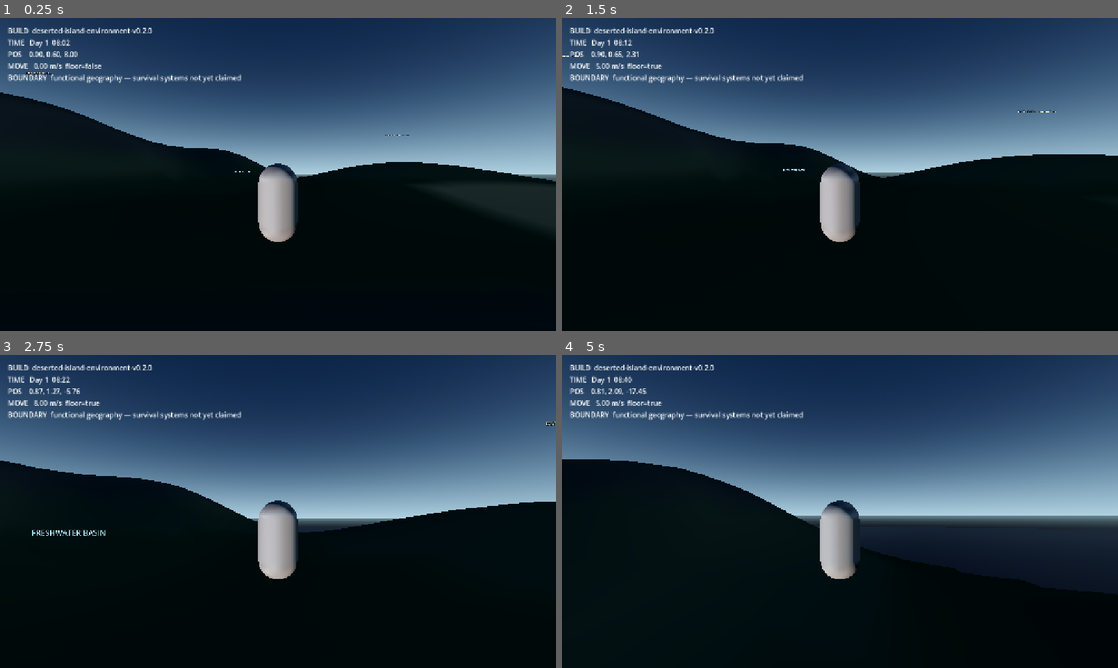
Above: before the commit, frames 1-4 (two rows, left to right).
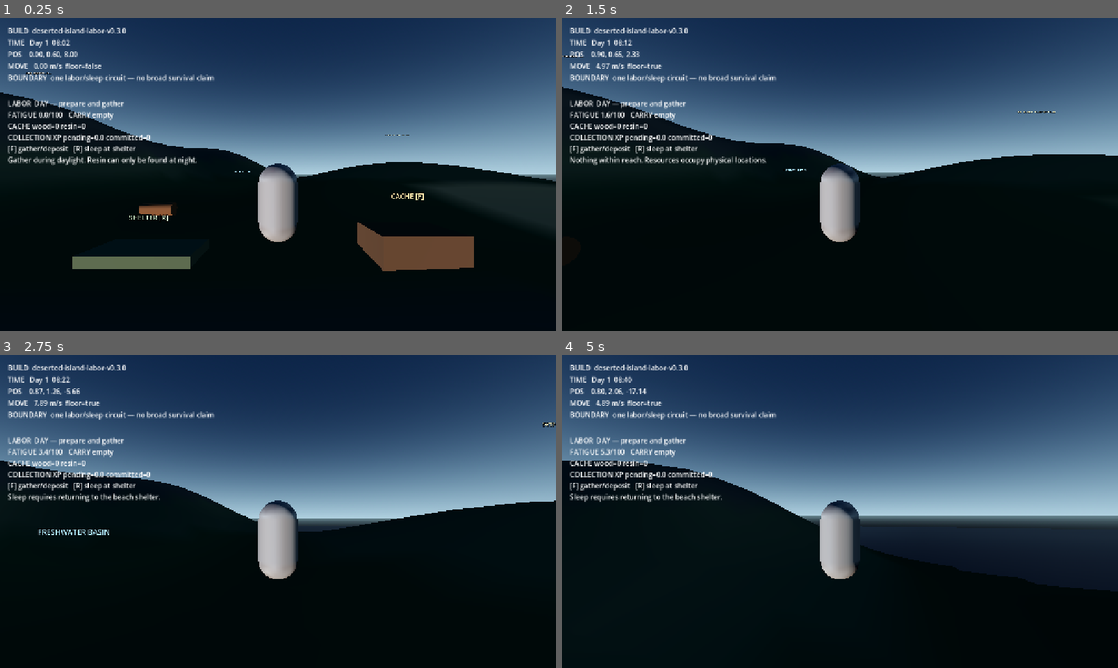
Above: after the commit, the same moments.

Repository: Deathburgerz013/Modern-Video-Games-Information-Creation
Game: Godot game, scene res://scenes/main.tscn
Same seed, same stepped clock (60 frames per second), same inputs: the game is played once before the commit and once after it.
Inputs (mouse positions are in pixels of both pictures, inside the frame that each line leads up to):
- Up to frame 1 (0.25 s): no input
- Up to frame 2 (1.5 s): tap Enter at 0.5 s; move the mouse to (867, 174) at 0.52 s; hold Shift (sprint) 0.53-1.28 s; hold W (move_forward) from 0.53 s (still down); tap F at 0.8, 1.35 s; move the mouse to (812, 174) at 1.27 s
- Up to frame 3 (2.75 s): keep holding W (move_forward); tap R at 1.55, 2.1 s; move the mouse to (289, 505) at 2.02 s; hold Shift (sprint) from 2.03 s (still down)
- Up to frame 4 (5 s): keep holding W (move_forward); move the mouse to (834, 517) at 2.77 s; release Shift (sprint) at 2.78 s; tap Shift (sprint) at 2.85, 4.55 s; tap F at 3.05, 3.6 s; move the mouse to (878, 514) at 3.52 s; tap R at 3.8, 4.35 s; move the mouse to (795, 508) at 4.27 s

The runs differ from the first frame. In frame 1, 5.5% of the frame differs, in the area x 1-86%, y 3-81%; in frame 2, 2.4%; in frame 3, 2.4%; in frame 4, 2.6%.

Commit message:
feat(game): add day-night labor loop

Diff:
--- /dev/null
+++ b/software/deserted-island/scripts/labor_loop.gd
@@ -0,0 +1,238 @@
+extends Node3D
+class_name IslandLaborLoop
+
+const INTERACT_DISTANCE := 2.4
+const SLEEP_DISTANCE := 3.2
+const MAX_FATIGUE := 100.0
+const MIN_SLEEP_FATIGUE := 10.0
+
+var player: IslandPlayerController
+var base_walk_speed := 5.0
+var base_sprint_speed := 8.0
+var fatigue := 0.0
+var pending_collection_xp := 0.0
+var committed_collection_xp := 0
+var carried_kind := ""
+var deposited := {"wood": 0, "night_resin": 0}
+var sources: Array[Dictionary] = []
+var carried_mesh: MeshInstance3D
+var cache_position := Vector3(3.0, 0.55, 8.0)
+var shelter_position := Vector3(-3.0, 0.35, 8.0)
+var status_text := "Gather during daylight. Resin can only be found at night."
+var readout: Label
+
+
+func configure(controller: IslandPlayerController) -> void:
+	player = controller
+	base_walk_speed = controller.walk_speed
+	base_sprint_speed = controller.sprint_speed
+
+
+func _ready() -> void:
+	_build_cache()
+	_build_shelter()
+	_spawn_sources()
+	_build_readout()
+
+
+func _process(delta: float) -> void:
+	if not player:
+		return
+	var moving := player.horizontal_speed() > 0.15
+	if moving:
+		var effort := 0.75
+		if Input.is_action_pressed("sprint"):
+			effort += 1.2
+		if not carried_kind.is_empty():
+			effort += 0.8
+		if _is_night():
+			effort *= 1.45
+		fatigue = minf(MAX_FATIGUE, fatigue + effort * delta)
+	else:
+		fatigue = maxf(0.0, fatigue - 0.10 * delta)
+	_update_source_visibility()
+	_update_movement_cost()
+	_update_readout()
+
+
+func _unhandled_input(event: InputEvent) -> void:
+	if not player or not (event is InputEventKey) or not event.pressed or event.echo:
+		return
+	if event.physical_keycode == KEY_F:
+		_try_interact()
+		get_viewport().set_input_as_handled()
+	elif event.physical_keycode == KEY_R:
+		_try_sleep()
+		get_viewport().set_input_as_handled()
+
+
+func _try_interact() -> void:
+	if not carried_kind.is_empty():
+		if player.global_position.distance_to(cache_position) <= INTERACT_DISTANCE:
+			_deposit_carried_resource()
+		else:
+			status_text = "Carry the %s to the beach cache." % carried_kind.replace("_", " ")
+		return
+	var nearest: Dictionary = {}
+	var nearest_distance := INTERACT_DISTANCE
+	for source in sources:
+		if source["collected"] or (source["night_only"] and not _is_night()):
+			continue
+		var distance := player.global_position.distance_to(source["position"])
+		if distance <= nearest_distance:
+			nearest = source
+			nearest_distance = distance
+	if nearest.is_empty():
+		status_text = "Nothing within reach. Resources occupy physical locations."
+		return
+	nearest["collected"] = true
+	nearest["node"].visible = false
+	carried_kind = nearest["kind"]
+	fatigue = minf(MAX_FATIGUE, fatigue + 2.0)
+	pending_collection_xp += 2.0 if carried_kind == "wood" else 4.0
+	_show_carried_resource(carried_kind)
+	status_text = "Carrying %s — return it to the beach cache." % carried_kind.replace("_", " ")
+
+
+func _deposit_carried_resource() -> void:
+	deposited[carried_kind] += 1
+	pending_collection_xp += 4.0 if carried_kind == "wood" else 7.0
+	status_text = "Deposited %s. Evidence remains pending until sleep." % carried_kind.replace("_", " ")
+	carried_kind = ""
+	if carried_mesh:
+		carried_mesh.queue_free()
+		carried_mesh = null
+
+
+func _try_sleep() -> void:
+	if player.global_position.distance_to(shelter_position) > SLEEP_DISTANCE:
+		status_text = "Sleep requires returning to the beach shelter."
+		return
+	if not carried_kind.is_empty():
+		status_text = "Deposit or abandon the carried resource before sleeping."
+		return
+	if fatigue < MIN_SLEEP_FATIGUE and pending_collection_xp <= 0.0:
+		status_text = "No meaningful labor or fatigue to consolidate."
+		return
+	var committed_now := int(floor(pending_collection_xp))
+	committed_collection_xp += committed_now
+	pending_collection_xp = 0.0
+	fatigue = maxf(0.0, fatigue - 75.0)
+	get_parent().advance_to_morning()
+	status_text = "Slept. Committed %d collection XP; the world advanced." % committed_now
+
+
+func _update_movement_cost() -> void:
+	var fatigue_factor := lerpf(1.0, 0.58, fatigue / MAX_FATIGUE)
+	var carry_factor := 0.78 if not carried_kind.is_empty() else 1.0
+	player.walk_speed = base_walk_speed * fatigue_factor * carry_factor
+	player.sprint_speed = base_sprint_speed * fatigue_factor * carry_factor
+
+
+func _is_night() -> bool:
+	return get_parent().is_night()
+
+
+func _spawn_sources() -> void:
+	_add_source("wood", Vector3(7.0, 0.65, 3.0), false)
+	_add_source("wood", Vector3(-5.0, 0.7, 4.0), false)
+	_add_source("wood", Vector3(-12.0, 1.55, 10.0), false)
+	_add_source("wood", Vector3(13.0, 1.4, -2.0), false)
+	_add_source("night_resin", Vector3(-3.0, 0.55, 14.0), true)
+	_add_source("night_resin", Vector3(-8.0, 0.75, 16.0), true)
+
+
+func _add_source(kind: String, position_value: Vector3, night_only: bool) -> void:
+	var visual := MeshInstance3D.new()
+	visual.name = "%sSource" % kind.to_pascal_case()
+	visual.position = position_value
+	visual.rotation_degrees.z = 90.0
+	var mesh := CylinderMesh.new()
+	mesh.top_radius = 0.22
+	mesh.bottom_radius = 0.28
+	mesh.height = 1.35
+	var material := StandardMaterial3D.new()
+	material.albedo_color = Color("765033") if kind == "wood" else Color("81659b")
+	material.roughness = 0.92
+	mesh.material = material
+	visual.mesh = mesh
+	add_child(visual)
+	sources.append({"kind": kind, "position": position_value, "night_only": night_only, "collected": false, "node": visual})
+
+
+func _update_source_visibility() -> void:
+	for source in sources:
+		if source["collected"]:
+			continue
+		source["node"].visible = not source["night_only"] or _is_night()
+
+
+func _show_carried_resource(kind: String) -> void:
+	carried_mesh = MeshInstance3D.new()
+	carried_mesh.position = Vector3(0.0, 1.15, -0.72)
+	carried_mesh.rotation_degrees.z = 90.0
+	var mesh := CylinderMesh.new()
+	mesh.top_radius = 0.18
+	mesh.bottom_radius = 0.21
+	mesh.height = 1.0
+	var material := StandardMaterial3D.new()
+	material.albedo_color = Color("765033") if kind == "wood" else Color("81659b")
+	mesh.material = material
+	carried_mesh.mesh = mesh
+	player.add_child(carried_mesh)
+
+
+func _build_cache() -> void:
+	var cache := MeshInstance3D.new()
+	cache.name = "BeachCache"
+	cache.position = cache_position
+	var mesh := BoxMesh.new()
+	mesh.size = Vector3(1.8, 0.7, 1.4)
+	var material := StandardMaterial3D.new()
+	material.albedo_color = Color("59422f")
+	mesh.material = material
+	cache.mesh = mesh
+	add_child(cache)
+	_add_world_label("CACHE [F]", cache_position + Vector3.UP * 1.1, Color("ffd28a"))
+
+
+func _build_shelter() -> void:
+	var shelter := MeshInstance3D.new()
+	shelter.name = "BeachShelter"
+	shelter.position = shelter_position
+	var mesh := BoxMesh.new()
+	mesh.size = Vector3(2.4, 0.25, 1.2)
+	var material := StandardMaterial3D.new()
+	material.albedo_color = Color("52614a")
+	mesh.material = material
+	shelter.mesh = mesh
+	add_child(shelter)
+	_add_world_label("SHELTER [R]", shelter_position + Vector3.UP * 0.8, Color("b9e6b0"))
+
+
+func _add_world_label(text_value: String, position_value: Vector3, color: Color) -> void:
+	var label := Label3D.new()
+	label.text = text_value
+	label.position = position_value
+	label.modulate = color
+	label.outline_size = 6
+	label.billboard = BaseMaterial3D.BILLBOARD_ENABLED
+	label.no_depth_test = true
+	add_child(label)
+
+
+func _build_readout() -> void:
+	var layer := CanvasLayer.new()
+	add_child(layer)
+	readout = Label.new()
+	readout.position = Vector2(18, 185)
+	readout.add_theme_font_size_override("font_size", 16)
+	layer.add_child(readout)
+
+
+func _update_readout() -> void:
+	var phase := "NIGHT — labor costs more" if _is_night() else "DAY — prepare and gather"
+	readout.text = (
+		"LABOR  %s\nFATIGUE %.1f/100   CARRY %s\nCACHE wood=%d resin=%d\nCOLLECTION XP pending=%.1f committed=%d\n[F] gather/deposit   [R] sleep at shelter\n%s"
+		% [phase, fatigue, carried_kind if not carried_kind.is_empty() else "empty", deposited["wood"], deposited["night_resin"], pending_collection_xp, committed_collection_xp, status_text]
+	)
--- a/software/deserted-island/scripts/main.gd
+++ b/software/deserted-island/scripts/main.gd
@@ -1,9 +1,10 @@
 extends Node3D
 
-const BUILD_ID := "deserted-island-environment-v0.2.0"
+const BUILD_ID := "deserted-island-labor-v0.3.0"
 const DAY_LENGTH_SECONDS := 180.0
 const FALL_RECOVERY_Y := -20.0
 const ENVIRONMENT_LAYOUT := preload("res://scripts/environment_layout.gd")
+const LABOR_LOOP := preload("res://scripts/labor_loop.gd")
 
 @onready var player: IslandPlayerController = $Player
 @onready var sun: DirectionalLight3D = $Sun
@@ -15,6 +16,7 @@
 @onready var boundary_label: Label = $HUD/Margin/Readout/Boundary
 
 var time_of_day_hours: float = 8.0
+var day_index := 1
 var shell_spawn_transform: Transform3D
 var fall_recovery_count: int = 0
 
@@ -23,9 +25,13 @@
 	var environment_layout := ENVIRONMENT_LAYOUT.new()
 	environment_layout.name = "EnvironmentLayout"
 	add_child(environment_layout)
+	var labor_loop := LABOR_LOOP.new()
+	labor_loop.name = "LaborLoop"
+	labor_loop.configure(player)
+	add_child(labor_loop)
 	shell_spawn_transform = player.global_transform
 	build_label.text = "BUILD  %s" % BUILD_ID
-	boundary_label.text = "BOUNDARY  functional geography — survival systems not yet claimed"
+	boundary_label.text = "BOUNDARY  one labor/sleep circuit — no broad survival claim"
 
 
 func _process(delta: float) -> void:
@@ -46,6 +52,15 @@
 	boundary_label.text = "RECOVERY  invalid fall restored to safe environment spawn  count=%d" % fall_recovery_count
 
 
+func is_night() -> bool:
+	return time_of_day_hours >= 20.0 or time_of_day_hours < 5.0
+
+
+func advance_to_morning() -> void:
+	day_index += 1
+	time_of_day_hours = 6.0
+
+
 func _update_sun() -> void:
 	var solar_angle := (time_of_day_hours / 24.0) * TAU - (PI * 0.5)
 	sun.rotation.x = solar_angle
@@ -60,6 +75,6 @@
 func _update_diagnostics() -> void:
 	var hour := int(time_of_day_hours)
 	var minute := int((time_of_day_hours - float(hour)) * 60.0)
-	time_label.text = "TIME   Day 1  %02d:%02d" % [hour, minute]
+	time_label.text = "TIME   Day %d  %02d:%02d" % [day_index, hour, minute]
 	position_label.text = "POS    %.2f, %.2f, %.2f" % [player.global_position.x, player.global_position.y, player.global_position.z]
 	movement_label.text = "MOVE   %.2f m/s  floor=%s" % [player.horizontal_speed(), str(player.is_on_floor())]
Not shown, added: software/deserted-island/scripts/labor_loop.gd.uid
Not shown, added: software/deserted-island/docs/LABOR_LOOP.md
